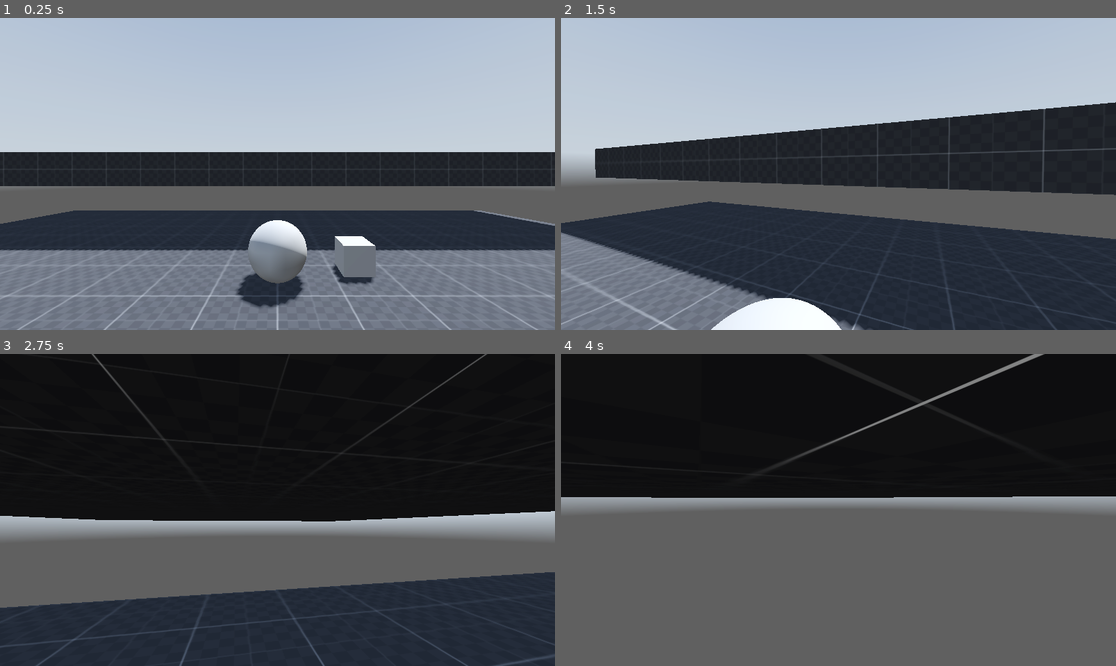
Above: before the commit, frames 1-4 (two rows, left to right).
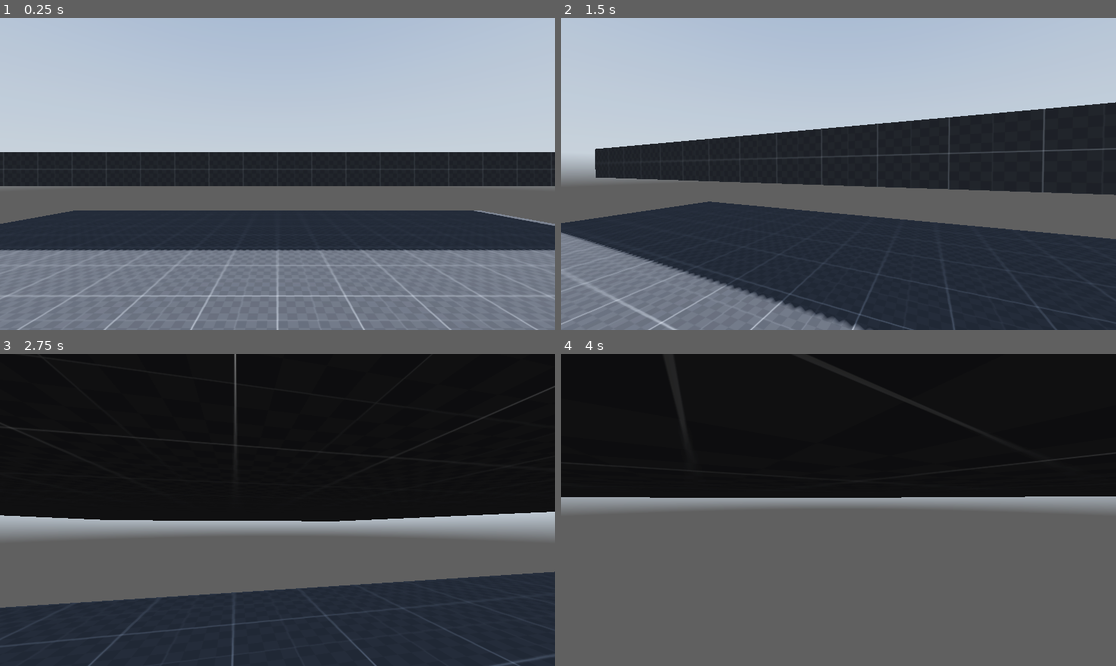
Above: after the commit, the same moments.

Repository: 808sheeb/Could-you-understand-me-leaving
Game: Godot game, scene res://scenes/main.tscn
Same seed, same stepped clock (60 frames per second), same inputs: the game is played once before the commit and once after it. A sky picture missing from this copy of the repository is replaced by a grey-blue gradient.
Inputs (mouse positions are in pixels of both pictures, inside the frame that each line leads up to):
- Up to frame 1 (0.25 s): no input
- Up to frame 2 (1.5 s): tap Enter (ui_accept) at 0.5, 0.77 s; move the mouse to (866, 174) at 0.52 s; hold Ctrl (crouch) 0.53-1.28 s; hold W (forward) from 0.53 s (still down); click (866, 174) at 0.8 s; move the mouse to (810, 174) at 1.27 s; click (810, 174) at 1.35 s
- Up to frame 3 (2.75 s): keep holding W (forward); tap Enter (ui_accept) at 1.52 s; tap Ctrl (crouch) at 1.55 s; move the mouse to (288, 503) at 2.02 s; hold Ctrl (crouch) from 2.03 s (still down); click (288, 503) at 2.3 s
- Up to frame 4 (4 s): keep holding W (forward); move the mouse to (832, 516) at 2.77 s; release Ctrl (crouch) at 2.78 s; click (832, 516) at 2.85 s; tap Enter (ui_accept) at 3.02, 3.77 s; tap Ctrl (crouch) at 3.05 s; move the mouse to (877, 513) at 3.52 s; hold Shift (sprint) from 3.53 s (still down); click (877, 513) at 3.8 s

The runs differ from the first frame. In frame 1, 2.7% of the frame differs, in the area x 42-68%, y 64-93%; in frame 2, 1.7%; in frame 3, 0.9%; in frame 4, 0.6%.

Commit message:
Adding Interactable Item Systems

Diff:
--- a/scenes/main.tscn
+++ b/scenes/main.tscn
@@ -1,8 +1,8 @@
-[gd_scene load_steps=15 format=3 uid="uid://dxj5cq8f3ocjg"]
+[gd_scene load_steps=10 format=3 uid="uid://dxj5cq8f3ocjg"]
 
 [ext_resource type="Texture2D" uid="uid://buk2ajnpchux5" path="res://assets/texture_07.png" id="1_0wfyh"]
 [ext_resource type="Texture2D" uid="uid://cjwyt2qng202y" path="res://assets/kloofendal_48d_partly_cloudy_puresky_4k.exr" id="2_sugp2"]
-[ext_resource type="Script" uid="uid://c4cil2ki6d5kn" path="res://scripts/player.gd" id="3_sugp2"]
+[ext_resource type="PackedScene" uid="uid://brpnlbf5j2yec" path="res://scenes/player.tscn" id="3_sugp2"]
 
 [sub_resource type="StandardMaterial3D" id="StandardMaterial3D_jyhfs"]
 albedo_texture = ExtResource("1_0wfyh")
@@ -20,20 +20,9 @@
 tonemap_mode = 2
 glow_enabled = true
 
-[sub_resource type="CapsuleShape3D" id="CapsuleShape3D_0wfyh"]
-
-[sub_resource type="CapsuleShape3D" id="CapsuleShape3D_sugp2"]
-height = 1.0
-
-[sub_resource type="SphereMesh" id="SphereMesh_sugp2"]
-
 [sub_resource type="BoxShape3D" id="BoxShape3D_sugp2"]
 
 [sub_resource type="BoxMesh" id="BoxMesh_jyhfs"]
-
-[sub_resource type="SphereShape3D" id="SphereShape3D_sugp2"]
-
-[sub_resource type="SphereMesh" id="SphereMesh_jyhfs"]
 
 [node name="world" type="Node3D"]
 
@@ -60,58 +49,14 @@
 [node name="WorldEnvironment" type="WorldEnvironment" parent="env"]
 environment = SubResource("Environment_o6xl0")
 
-[node name="player" type="CharacterBody3D" parent="."]
-script = ExtResource("3_sugp2")
+[node name="player" parent="." instance=ExtResource("3_sugp2")]
 
-[node name="standing_collision_shape" type="CollisionShape3D" parent="player"]
-transform = Transform3D(1, 0, 0, 0, 1, 0, 0, 0, 1, 0, 1, 0)
-shape = SubResource("CapsuleShape3D_0wfyh")
+[node name="RigidBody3D" type="RigidBody3D" parent="."]
+transform = Transform3D(1, 0, 0, 0, 1, 0, 0, 0, 1, 0, 0.5142007, 1.7510555)
+collision_layer = 2
 
-[node name="crouching_collision_shape" type="CollisionShape3D" parent="player"]
-transform = Transform3D(1, 0, 0, 0, 1, 0, 0, 0, 1, 0, 0.5068252, 0)
-shape = SubResource("CapsuleShape3D_sugp2")
-disabled = true
-
-[node name="head" type="Node3D" parent="player"]
-transform = Transform3D(1, 0, 0, 0, 1, 0, 0, 0, 1, 0, 1.8, 0)
-
-[node name="Camera3D" type="Camera3D" parent="player/head"]
-
-[node name="interaction_check" type="RayCast3D" parent="player/head/Camera3D"]
-target_position = Vector3(0, 0, -4)
-collision_mask = 3
-
-[node name="grab_target" type="Node3D" parent="player/head/Camera3D/interaction_check"]
-transform = Transform3D(1, 0, 0, 0, 1, 0, 0, 0, 1, 0, 0, -4)
-
-[node name="crouch_checker" type="RayCast3D" parent="player"]
-target_position = Vector3(0, 2, 0)
-
-[node name="hand" type="Node3D" parent="player"]
-transform = Transform3D(1, 0, 0, 0, 1, 0, 0, 0, 1, 0.24474955, 0.760653, -1.1530743)
-
-[node name="MeshInstance3D" type="MeshInstance3D" parent="player/hand"]
-transform = Transform3D(0, 0, 0, 0, 0, 0, 0, 0, 0, 0, 0, 0)
-visible = false
-mesh = SubResource("SphereMesh_sugp2")
-
-[node name="RigidBody3D" type="RigidBody3D" parent="." groups=["item"]]
-transform = Transform3D(1, 0, 0, 0, 1, 0, 0, 0, 1, 1.4329655, 0.5, -3.8231819)
-collision_layer = 3
-
-[node name="CollisionShape3D" type="CollisionShape3D" parent="RigidBody3D" groups=["item"]]
-transform = Transform3D(0.575, 0, 0, 0, 0.575, 0, 0, 0, 0.575, 0, -0.2089343, 0)
+[node name="CollisionShape3D" type="CollisionShape3D" parent="RigidBody3D"]
 shape = SubResource("BoxShape3D_sugp2")
 
-[node name="MeshInstance3D" type="MeshInstance3D" parent="RigidBody3D" groups=["item"]]
-transform = Transform3D(0.555, 0, 0, 0, 0.555, 0, 0, 0, 0.555, 0, -0.2238543, 0)
+[node name="MeshInstance3D" type="MeshInstance3D" parent="RigidBody3D"]
 mesh = SubResource("BoxMesh_jyhfs")
-
-[node name="RigidBody3D2" type="RigidBody3D" parent="." groups=["item"]]
-transform = Transform3D(1, 0, 0, 0, 1, 0, 0, 0, 1, 0, 0.5, -3.482001)
-
-[node name="CollisionShape3D" type="CollisionShape3D" parent="RigidBody3D2" groups=["item"]]
-shape = SubResource("SphereShape3D_sugp2")
-
-[node name="MeshInstance3D" type="MeshInstance3D" parent="RigidBody3D2" groups=["item"]]
-mesh = SubResource("SphereMesh_jyhfs")
--- /dev/null
+++ b/scenes/player.tscn
@@ -0,0 +1,33 @@
+[gd_scene load_steps=4 format=3 uid="uid://brpnlbf5j2yec"]
+
+[ext_resource type="Script" uid="uid://c4cil2ki6d5kn" path="res://scripts/player.gd" id="1_3vyb7"]
+
+[sub_resource type="CapsuleShape3D" id="CapsuleShape3D_0wfyh"]
+
+[sub_resource type="CapsuleShape3D" id="CapsuleShape3D_sugp2"]
+height = 1.0
+
+[node name="player" type="CharacterBody3D"]
+script = ExtResource("1_3vyb7")
+
+[node name="standing_collision_shape" type="CollisionShape3D" parent="."]
+transform = Transform3D(1, 0, 0, 0, 1, 0, 0, 0, 1, 0, 1, 0)
+shape = SubResource("CapsuleShape3D_0wfyh")
+
+[node name="crouching_collision_shape" type="CollisionShape3D" parent="."]
+transform = Transform3D(1, 0, 0, 0, 1, 0, 0, 0, 1, 0, 0.5068252, 0)
+shape = SubResource("CapsuleShape3D_sugp2")
+disabled = true
+
+[node name="head" type="Node3D" parent="."]
+transform = Transform3D(1, 0, 0, 0, 1, 0, 0, 0, 1, 0, 1.8, 0)
+
+[node name="Camera3D" type="Camera3D" parent="head"]
+
+[node name="interact_ray" type="RayCast3D" parent="head/Camera3D"]
+unique_name_in_owner = true
+target_position = Vector3(0, 0, -3)
+collision_mask = 2
+
+[node name="crouch_checker" type="RayCast3D" parent="."]
+target_position = Vector3(0, 2, 0)
--- /dev/null
+++ b/scripts/interaction/playerInteractionHandler.gd
@@ -0,0 +1,11 @@
+extends Node
+
+
+# Called when the node enters the scene tree for the first time.
+func _ready() -> void:
+	pass # Replace with function body.
+
+
+# Called every frame. 'delta' is the elapsed time since the previous frame.
+func _process(delta: float) -> void:
+	pass
--- /dev/null
+++ b/scripts/inventory/interactableItem.gd
@@ -0,0 +1,11 @@
+extends Node
+
+
+# Called when the node enters the scene tree for the first time.
+func _ready() -> void:
+	pass # Replace with function body.
+
+
+# Called every frame. 'delta' is the elapsed time since the previous frame.
+func _process(delta: float) -> void:
+	pass
--- /dev/null
+++ b/scripts/inventory/itemData.gd
@@ -0,0 +1 @@
+extends Resource
--- a/scripts/player.gd
+++ b/scripts/player.gd
@@ -5,8 +5,7 @@
 @onready var standing_collision_shape: CollisionShape3D = $standing_collision_shape
 @onready var crouching_collision_shape: CollisionShape3D = $crouching_collision_shape
 @onready var ray_cast_3d: RayCast3D = $crouch_checker
-@onready var interaction: RayCast3D = $head/Camera3D/interaction_check
-@onready var hand: Node3D = $hand
+
 
 # Speed variables
 var CURRENT_SPEED = 5.0
@@ -39,12 +38,10 @@
 
 
 func _physics_process(delta: float) -> void:
-	var object = interaction.get_collider()
-	if interaction.is_colliding():
-		if object.is_in_group("item"):
-			if Input.is_action_pressed("interact"):
-				object.global_position = hand.global_position
-				object.global_rotation = hand.global_rotation
+
+	if %interact_ray.is_colliding():
+		var target = %interact_ray.get_collider()
+		print(target)
 
 # Handle Movement State
 	# Crouching
Not shown, added: scripts/interaction/playerInteractionHandler.gd.uid
Not shown, added: scripts/inventory/interactableItem.gd.uid
Not shown, added: scripts/inventory/itemData.gd.uid
